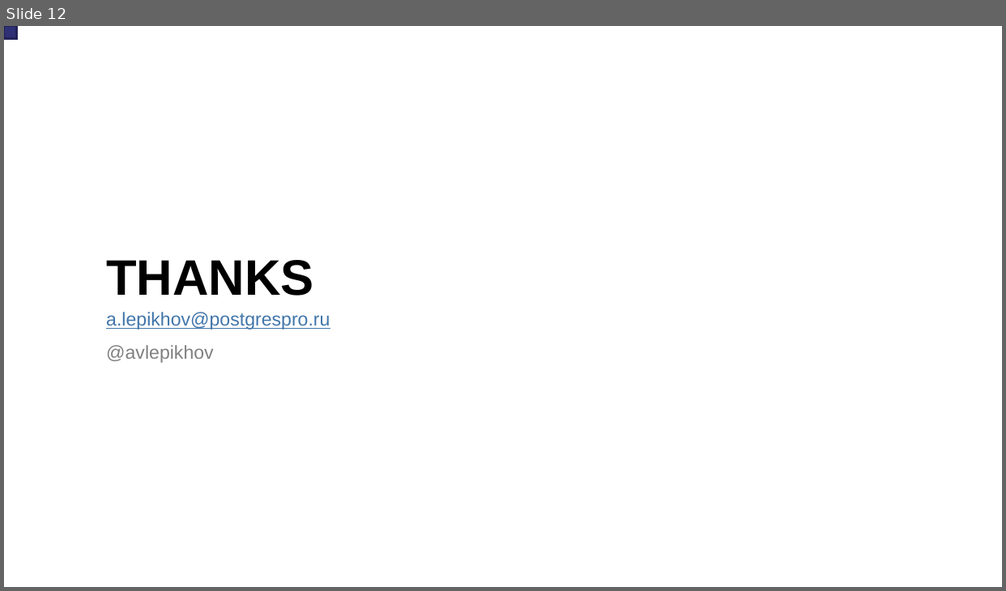
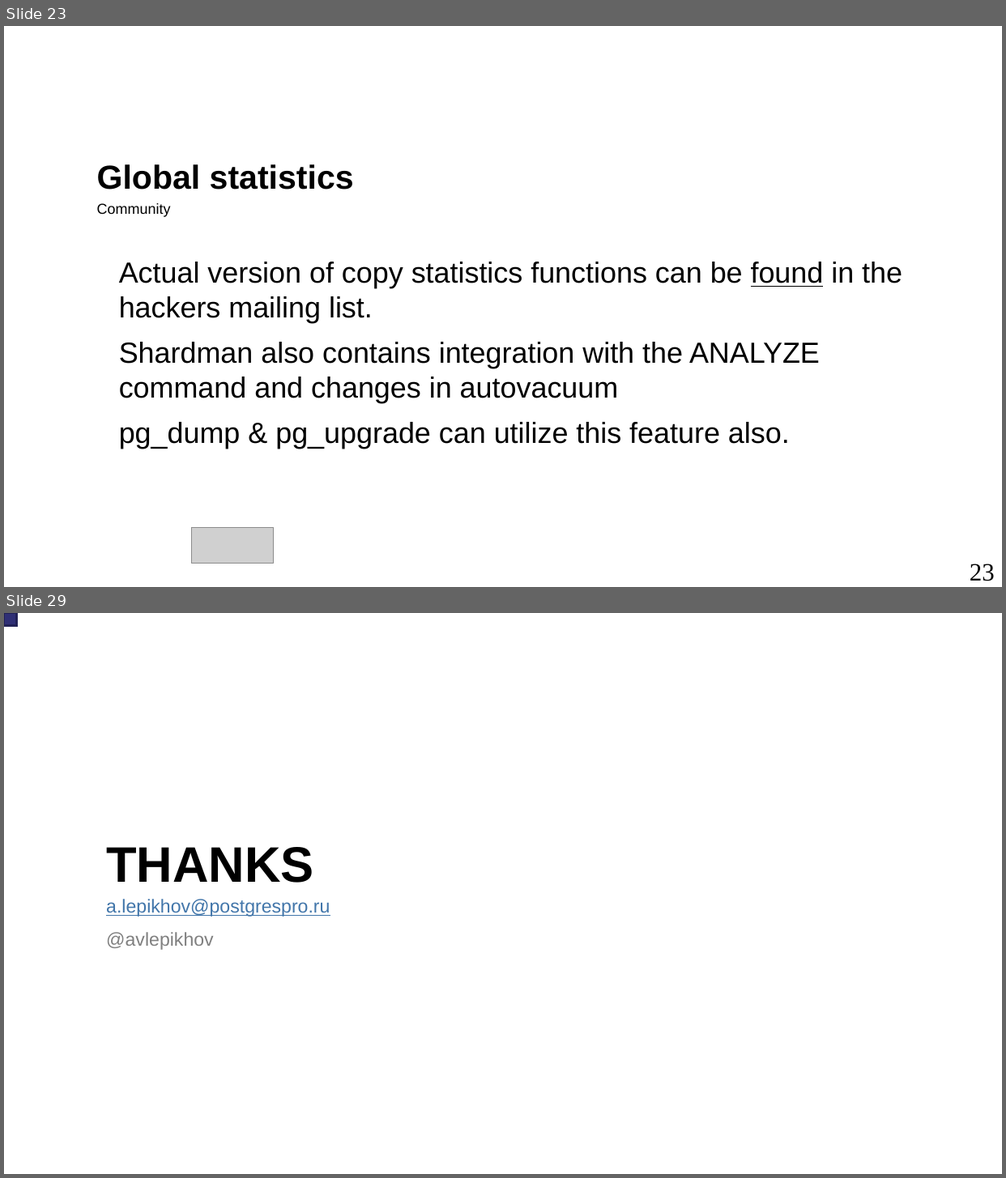
Before and after one commit to danolivo/conf, a slide deck: PGConf_CN_ASIA_2020/Lepikhov_PGConf_CN_Asia2020.odp. Shown one above the other, each under a label of ours: slide 12 before the commit, slides 23 and 29 after it; the slides between them are not shown. The pictures are 1006x591 and 1006x1178 pixels, drawn with LibreOffice and Linux fonts; fonts in the diff are those of the drawing; grey boxes stand for pictures; background and template pictures are left out. Boxes give left, top, right and bottom in pixels: in the first picture for what was removed or moved away, otherwise in the second. Text is boxed around its words. In the diff, an @@ line names an element or a change of style, - is before the commit and + after.

```diff
--- a/PGConf_CN_ASIA_2020/Lepikhov_PGConf_CN_Asia2020.odp
+++ b/PGConf_CN_ASIA_2020/Lepikhov_PGConf_CN_Asia2020.odp
@@ slide 23 added at box(4, 26, 1002, 587), background picture (left out) @@
@@ text added at box(97, 165, 354, 217), 32 pt, text #000000, bold @@
+Global statistics
+Community
@@ text added at box(119, 262, 902, 449), 28 pt, text #000000 @@
+● Actual version of copy statistics functions can be found in the hackers mailing list.
+● Shardman also contains integration with the ANALYZE command and changes in autovacuum
+● pg_dump & pg_upgrade can utilize this feature also.
@@ picture added at box(191, 527, 274, 564) @@
@@ page number added at box(970, 564, 995, 582), 24 pt, text #000000 @@
+23
@@ what was slide 12 is now slide 29 @@
```
Also in this commit, not shown: 4 slides changed, 16 other slides added, 2 other files.
